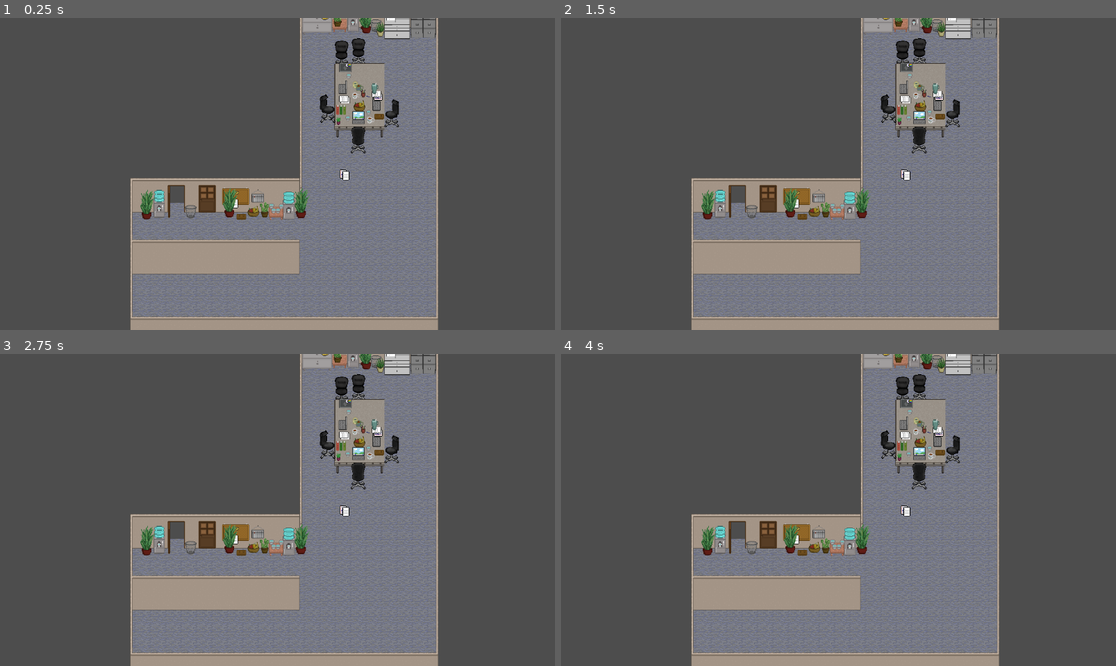
Above: before the commit, frames 1-4 (two rows, left to right).
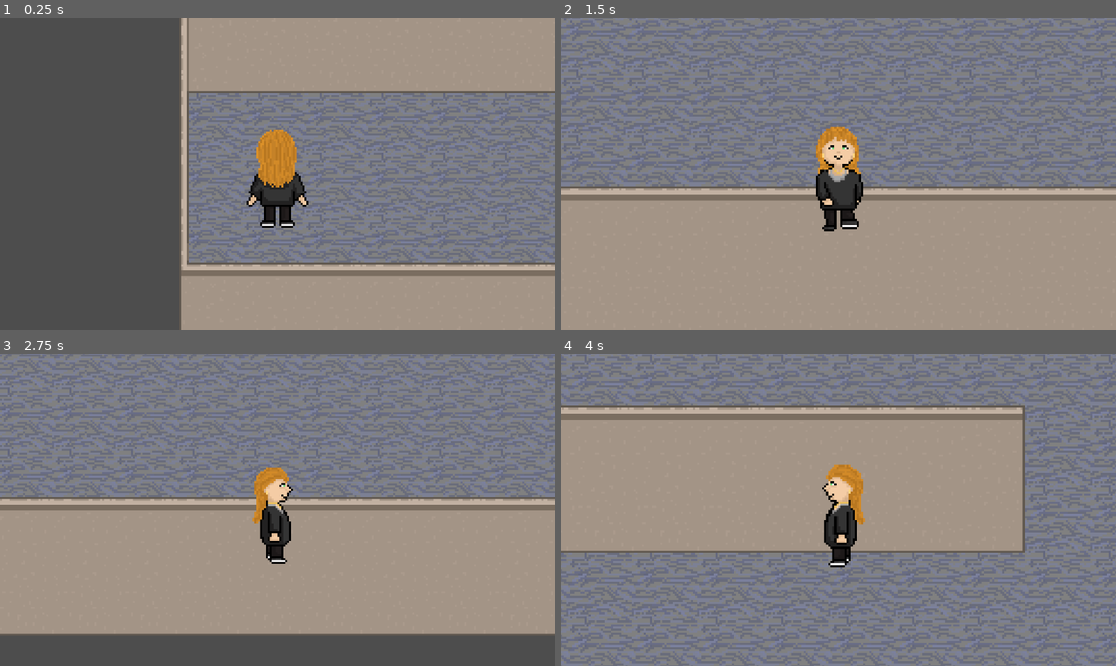
Above: after the commit, the same moments.

Repository: xMenetekel/Chaoffice
Game: Godot game, scene res://scenes/main.tscn
Same seed, same stepped clock (60 frames per second), same inputs: the game is played once before the commit and once after it.
Inputs (mouse positions are in pixels of both pictures, inside the frame that each line leads up to):
- Up to frame 1 (0.25 s): no input
- Up to frame 2 (1.5 s): tap Enter at 0.5 s; move the mouse to (960, 158) at 0.52 s; hold D (move_right) 0.53-1.28 s; hold Space (interact) 0.53-1.28 s; move the mouse to (727, 189) at 1.27 s; hold S (move_down) from 1.28 s (still down); tap Mouse wheel up (zoom_in) at 1.35 s
- Up to frame 3 (2.75 s): tap Space (interact) at 2 s; move the mouse to (333, 441) at 2.02 s; release S (move_down) at 2.03 s; hold D (move_right) from 2.03 s (still down); tap Mouse wheel down (zoom_out) at 2.1 s
- Up to frame 4 (4 s): move the mouse to (810, 572) at 2.77 s; release D (move_right) at 2.78 s; hold W (move_up) 2.78-3.53 s; tap Space (interact) at 2.85 s; move the mouse to (1005, 556) at 3.52 s; hold A (move_left) from 3.53 s (still down); tap Mouse wheel up (zoom_in) at 3.6 s

The runs differ from the first frame. In frame 1, 56% of the frame differs, in the area x 23-100%, y 0-100%; in frame 2, 85%, in the area x 0-100%, y 0-100%; in frame 3, 83%; in frame 4, 82%.

Commit message:
add player (assets) & add annegret (assets)

Diff:
--- a/scenes/Player/player.tscn
+++ b/scenes/Player/player.tscn
@@ -1,88 +1,91 @@
 [gd_scene format=3 uid="uid://dvjy4cq052cka"]
 
 [ext_resource type="Script" uid="uid://db1f7d58lbqhf" path="res://scenes/Player/player.gd" id="1_1kbk7"]
-[ext_resource type="Texture2D" uid="uid://kjbk5s25mrw0" path="res://assets/godot/walkingHumans/menschpreset.png" id="3_c4h5g"]
+[ext_resource type="Texture2D" uid="uid://dvtvo3qynfcyt" path="res://assets/godot/walkingHumans/SELF_walking.png" id="2_gqjuk"]
 [ext_resource type="Script" uid="uid://w120gbprn07b" path="res://scenes/Player/camera_2d.gd" id="3_gqjuk"]
 
-[sub_resource type="AtlasTexture" id="AtlasTexture_gqjuk"]
-atlas = ExtResource("3_c4h5g")
-region = Rect2(256, 128, 64, 64)
-
-[sub_resource type="AtlasTexture" id="AtlasTexture_hvfru"]
-atlas = ExtResource("3_c4h5g")
-region = Rect2(256, 128, 64, 64)
-
-[sub_resource type="AtlasTexture" id="AtlasTexture_a06cl"]
-atlas = ExtResource("3_c4h5g")
-region = Rect2(256, 64, 64, 64)
-
-[sub_resource type="AtlasTexture" id="AtlasTexture_dl1wr"]
-atlas = ExtResource("3_c4h5g")
+[sub_resource type="AtlasTexture" id="AtlasTexture_c4h5g"]
+atlas = ExtResource("2_gqjuk")
 region = Rect2(256, 0, 64, 64)
 
 [sub_resource type="AtlasTexture" id="AtlasTexture_uiqp4"]
-atlas = ExtResource("3_c4h5g")
+atlas = ExtResource("2_gqjuk")
+region = Rect2(256, 0, 64, 64)
+
+[sub_resource type="AtlasTexture" id="AtlasTexture_hvfru"]
+atlas = ExtResource("2_gqjuk")
+region = Rect2(256, 64, 64, 64)
+
+[sub_resource type="AtlasTexture" id="AtlasTexture_a06cl"]
+atlas = ExtResource("2_gqjuk")
+region = Rect2(256, 128, 64, 64)
+
+[sub_resource type="AtlasTexture" id="AtlasTexture_dl1wr"]
+atlas = ExtResource("2_gqjuk")
 region = Rect2(256, 192, 64, 64)
 
+[sub_resource type="AtlasTexture" id="AtlasTexture_wwtew"]
+atlas = ExtResource("2_gqjuk")
+region = Rect2(0, 128, 64, 64)
+
 [sub_resource type="AtlasTexture" id="AtlasTexture_uxo23"]
-atlas = ExtResource("3_c4h5g")
+atlas = ExtResource("2_gqjuk")
+region = Rect2(64, 128, 64, 64)
+
+[sub_resource type="AtlasTexture" id="AtlasTexture_n7rn1"]
+atlas = ExtResource("2_gqjuk")
 region = Rect2(128, 128, 64, 64)
 
-[sub_resource type="AtlasTexture" id="AtlasTexture_wwtew"]
-atlas = ExtResource("3_c4h5g")
+[sub_resource type="AtlasTexture" id="AtlasTexture_7tfl1"]
+atlas = ExtResource("2_gqjuk")
 region = Rect2(192, 128, 64, 64)
 
-[sub_resource type="AtlasTexture" id="AtlasTexture_7tfl1"]
-atlas = ExtResource("3_c4h5g")
-region = Rect2(0, 128, 64, 64)
-
-[sub_resource type="AtlasTexture" id="AtlasTexture_n7rn1"]
-atlas = ExtResource("3_c4h5g")
-region = Rect2(64, 128, 64, 64)
+[sub_resource type="AtlasTexture" id="AtlasTexture_jxtnq"]
+atlas = ExtResource("2_gqjuk")
+region = Rect2(0, 64, 64, 64)
 
 [sub_resource type="AtlasTexture" id="AtlasTexture_t6q27"]
-atlas = ExtResource("3_c4h5g")
+atlas = ExtResource("2_gqjuk")
+region = Rect2(64, 64, 64, 64)
+
+[sub_resource type="AtlasTexture" id="AtlasTexture_wyey8"]
+atlas = ExtResource("2_gqjuk")
 region = Rect2(128, 64, 64, 64)
 
-[sub_resource type="AtlasTexture" id="AtlasTexture_jxtnq"]
-atlas = ExtResource("3_c4h5g")
+[sub_resource type="AtlasTexture" id="AtlasTexture_1bwnf"]
+atlas = ExtResource("2_gqjuk")
 region = Rect2(192, 64, 64, 64)
 
-[sub_resource type="AtlasTexture" id="AtlasTexture_1bwnf"]
-atlas = ExtResource("3_c4h5g")
-region = Rect2(0, 64, 64, 64)
-
-[sub_resource type="AtlasTexture" id="AtlasTexture_wyey8"]
-atlas = ExtResource("3_c4h5g")
-region = Rect2(64, 64, 64, 64)
+[sub_resource type="AtlasTexture" id="AtlasTexture_tayva"]
+atlas = ExtResource("2_gqjuk")
+region = Rect2(320, 0, 64, 64)
 
 [sub_resource type="AtlasTexture" id="AtlasTexture_x8khf"]
-atlas = ExtResource("3_c4h5g")
+atlas = ExtResource("2_gqjuk")
+region = Rect2(320, 64, 64, 64)
+
+[sub_resource type="AtlasTexture" id="AtlasTexture_aciub"]
+atlas = ExtResource("2_gqjuk")
 region = Rect2(320, 128, 64, 64)
 
-[sub_resource type="AtlasTexture" id="AtlasTexture_tayva"]
-atlas = ExtResource("3_c4h5g")
+[sub_resource type="AtlasTexture" id="AtlasTexture_hk2ix"]
+atlas = ExtResource("2_gqjuk")
 region = Rect2(320, 192, 64, 64)
-
-[sub_resource type="AtlasTexture" id="AtlasTexture_hk2ix"]
-atlas = ExtResource("3_c4h5g")
-region = Rect2(320, 0, 64, 64)
-
-[sub_resource type="AtlasTexture" id="AtlasTexture_aciub"]
-atlas = ExtResource("3_c4h5g")
-region = Rect2(320, 64, 64, 64)
 
 [sub_resource type="SpriteFrames" id="SpriteFrames_hvfru"]
 animations = [{
 "frames": [{
 "duration": 1.0,
-"texture": SubResource("AtlasTexture_gqjuk")
+"texture": SubResource("AtlasTexture_c4h5g")
 }],
 "loop": true,
 "name": &"default",
 "speed": 5.0
 }, {
 "frames": [{
+"duration": 1.0,
+"texture": SubResource("AtlasTexture_uiqp4")
+}, {
 "duration": 1.0,
 "texture": SubResource("AtlasTexture_hvfru")
 }, {
@@ -91,64 +94,61 @@
 }, {
 "duration": 1.0,
 "texture": SubResource("AtlasTexture_dl1wr")
-}, {
-"duration": 1.0,
-"texture": SubResource("AtlasTexture_uiqp4")
 }],
 "loop": true,
 "name": &"move_down",
-"speed": 4.0
+"speed": 6.0
 }, {
 "frames": [{
+"duration": 1.0,
+"texture": SubResource("AtlasTexture_wwtew")
+}, {
 "duration": 1.0,
 "texture": SubResource("AtlasTexture_uxo23")
 }, {
 "duration": 1.0,
-"texture": SubResource("AtlasTexture_wwtew")
+"texture": SubResource("AtlasTexture_n7rn1")
 }, {
 "duration": 1.0,
 "texture": SubResource("AtlasTexture_7tfl1")
-}, {
-"duration": 1.0,
-"texture": SubResource("AtlasTexture_n7rn1")
 }],
 "loop": true,
 "name": &"move_left",
-"speed": 4.0
+"speed": 6.0
 }, {
 "frames": [{
+"duration": 1.0,
+"texture": SubResource("AtlasTexture_jxtnq")
+}, {
 "duration": 1.0,
 "texture": SubResource("AtlasTexture_t6q27")
 }, {
 "duration": 1.0,
-"texture": SubResource("AtlasTexture_jxtnq")
+"texture": SubResource("AtlasTexture_wyey8")
 }, {
 "duration": 1.0,
 "texture": SubResource("AtlasTexture_1bwnf")
-}, {
-"duration": 1.0,
-"texture": SubResource("AtlasTexture_wyey8")
 }],
 "loop": true,
 "name": &"move_right",
-"speed": 4.0
+"speed": 6.0
 }, {
 "frames": [{
+"duration": 1.0,
+"texture": SubResource("AtlasTexture_tayva")
+}, {
 "duration": 1.0,
 "texture": SubResource("AtlasTexture_x8khf")
 }, {
 "duration": 1.0,
-"texture": SubResource("AtlasTexture_tayva")
+"texture": SubResource("AtlasTexture_aciub")
 }, {
 "duration": 1.0,
 "texture": SubResource("AtlasTexture_hk2ix")
-}, {
-"duration": 1.0,
-"texture": SubResource("AtlasTexture_aciub")
 }],
 "loop": true,
 "name": &"move_up",
-"speed": 4.0
+"speed": 6.0
 }]
 
 [sub_resource type="CapsuleShape2D" id="CapsuleShape2D_gqjuk"]
@@ -162,6 +162,7 @@
 
 [node name="AnimatedSprite2D" type="AnimatedSprite2D" parent="." unique_id=1008127400]
 sprite_frames = SubResource("SpriteFrames_hvfru")
+animation = &"move_up"
 
 [node name="CollisionShape2D" type="CollisionShape2D" parent="." unique_id=1449356237]
 position = Vector2(0, 25)
--- a/scenes/main.tscn
+++ b/scenes/main.tscn
@@ -2,6 +2,7 @@
 
 [ext_resource type="PackedScene" uid="uid://b8dpwuev3qmg6" path="res://scenes/hauptraum.tscn" id="1_o5qli"]
 [ext_resource type="PackedScene" uid="uid://cqq40uj6jkue6" path="res://scenes/DialogueUI.tscn" id="2_0wfyh"]
+[ext_resource type="PackedScene" uid="uid://dvjy4cq052cka" path="res://scenes/Player/player.tscn" id="3_sugp2"]
 
 [node name="Main" type="Node" unique_id=2117982322]
 
@@ -9,4 +10,7 @@
 visible = false
 
 [node name="Node2D" parent="." unique_id=1867850265 instance=ExtResource("1_o5qli")]
-position = Vector2(686, 578)
+position = Vector2(686, 579)
+
+[node name="Player" parent="." unique_id=587769380 instance=ExtResource("3_sugp2")]
+position = Vector2(321, 575)
Binary file added: assets/godot/walkingHumans/SELF_walking.png
Not shown, added: assets/godot/walkingHumans/SELF_walking.png.import
Binary file added: assets/godot/walkingHumans/annegret_walking.png
Not shown, changed: assets/godot/walkingHumans/annegret_walking.png.import
Binary file removed: assets/godot/walkingHumans/mensch1.png
